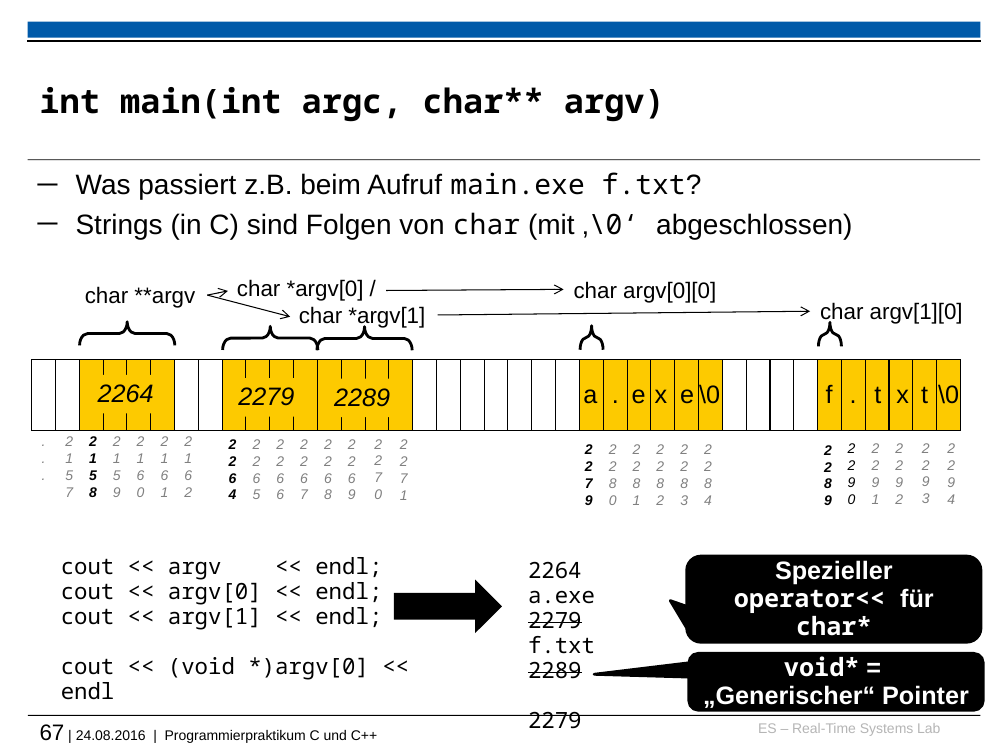
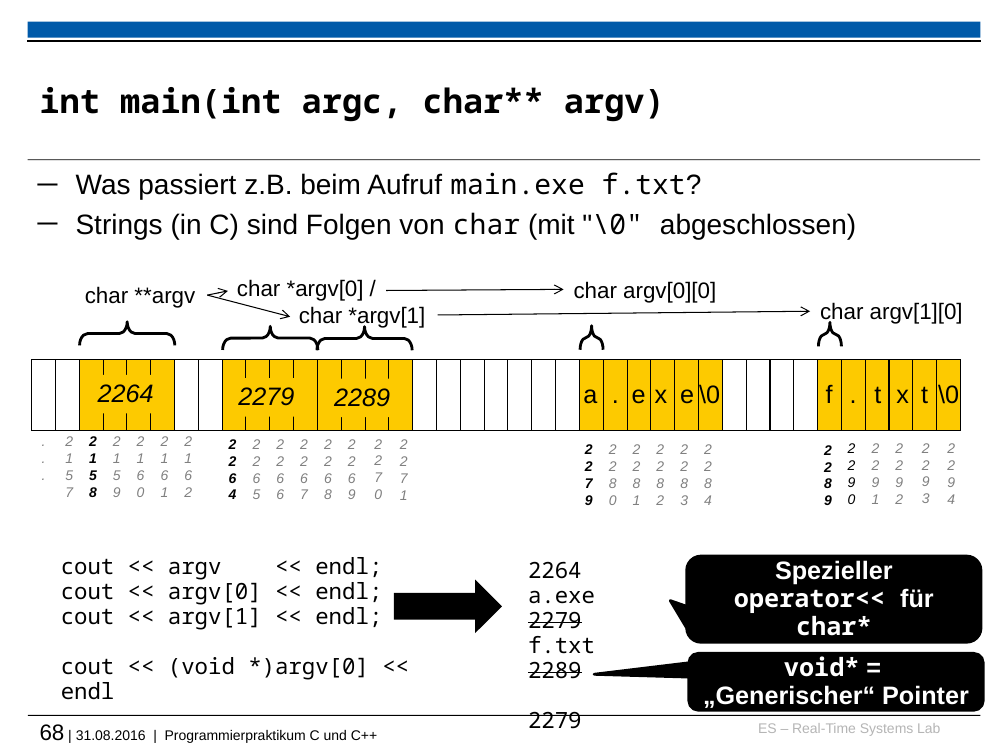
Before and after one commit to h82k/tud-cppp, a slide deck: slide 68 of cppp_lecture.pptx (slide 67 before the commit). Drawn at 1008x756 pixels with LibreOffice and Linux fonts; fonts in the diff are those of the drawing; background and template pictures are left out. Boxes give left, top, right and bottom in pixels: in the first picture for what was removed or moved away, otherwise in the second. Text is boxed around its words. In the diff, an @@ line names an element or a change of style, - is before the commit and + after.

```diff
--- a/cppp_lecture.pptx
+++ b/cppp_lecture.pptx
@@ text at bbox=[76, 212, 856, 239]: text changed @@
-─ Strings (in C) sind Folgen von char (mit ‚\0‘ abgeschlossen)
+─ Strings (in C) sind Folgen von char (mit "\0" abgeschlossen)
@@ text at bbox=[40, 724, 377, 743]: text changed @@
-67 | 24.08.2016 | Programmierpraktikum C und C++
+68 | 31.08.2016 | Programmierpraktikum C und C++
```
Also in this commit, not shown: 25 other slides changed, 2 slides added, 1 slide removed, 1 other file.
